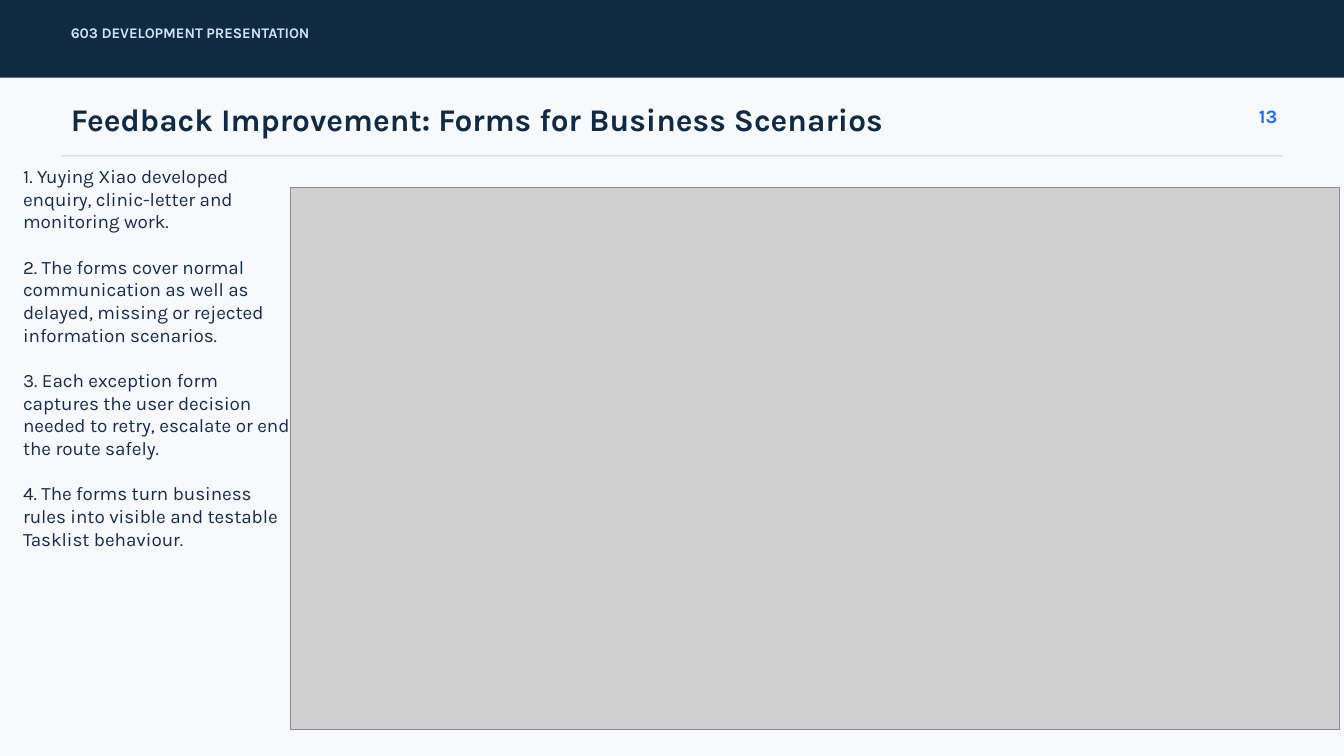
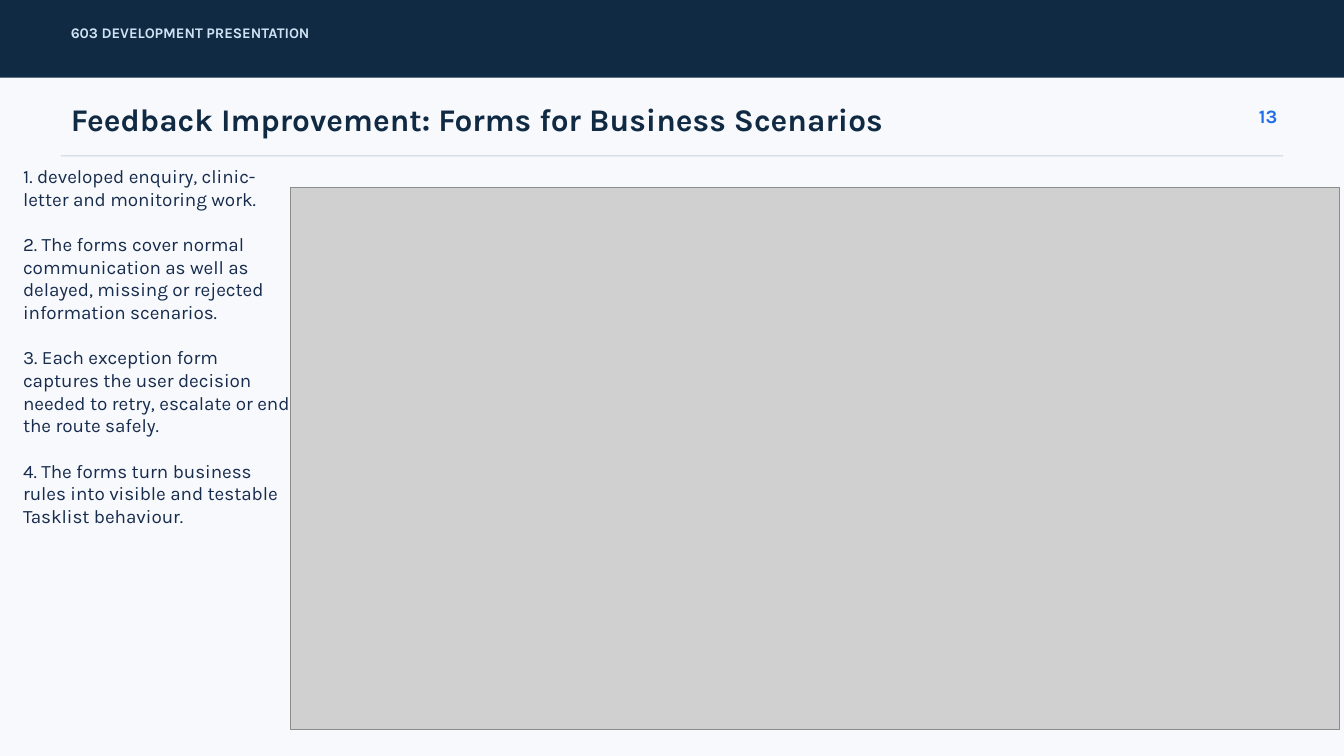
Before and after one commit to huanxihuanxi666/UFCEP6-0-3, a slide deck: slide 13 of ASSIGNMENT(END OF WEEK6)/Development_Presentation(end of week6)/PRESENTATION/presentation.pptx (slide 12 before the commit). Drawn at 1344x756 pixels with LibreOffice and Linux fonts; fonts in the diff are those of the drawing; grey boxes stand for pictures. Boxes give left, top, right and bottom in pixels: in the first picture for what was removed or moved away, otherwise in the second. Text is boxed around its words. In the diff, an @@ line names an element or a change of style, - is before the commit and + after.

```diff
--- a/ASSIGNMENT(END OF WEEK6)/Development_Presentation(end of week6)/PRESENTATION/presentation.pptx
+++ b/ASSIGNMENT(END OF WEEK6)/Development_Presentation(end of week6)/PRESENTATION/presentation.pptx
@@ text at (23,170,256,211): text changed @@
-1. Yuying Xiao developed enquiry, clinic-letter and monitoring work.
+1. developed enquiry, clinic-letter and monitoring work.
```
Also in this commit, not shown: 8 other slides changed, 2 slides added, 2 slides removed.
